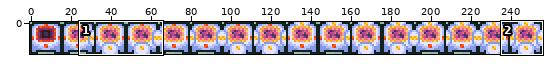
File history of a sprite sheet, crafter_base.png. Above: a wide view before the commit, with the close-up outlined.
Close-up. Before the commit:
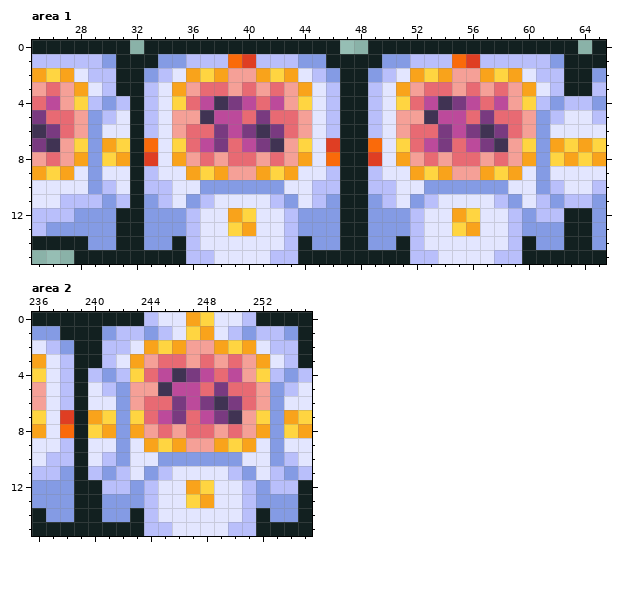
The file is 256x16 pixels. Shown: area 1: x 25..65, y 0..15; area 2: x 236..255, y 0..15. The commit also changed other parts of the picture, which this record leaves out.
The result:
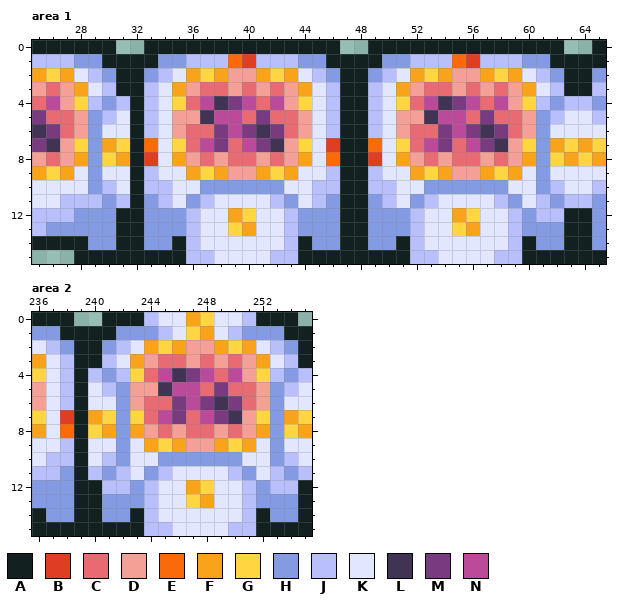
Palette (. is transparent): A #122020  B #df3e23  C #e86a73  D #f5a097  E #fa6a0a  F #f9a31b  G #ffd541  H #849be4  J #b9bffb  K #e3e6ff  L #403353  M #793a80  N #bc4a9b
The exact change:
{"where": "area 1"}
{"y":0,"x":31,"old":"A","new":"."}
{"y":0,"x":63,"old":"A","new":"."}
{"y":1,"x":28,"old":"JJH","new":"HHA"}
{"y":1,"x":60,"old":"JJH","new":"HHA"}
{"y":2,"x":30,"old":"J","new":"H"}
{"y":2,"x":62,"old":"J","new":"H"}
{"where": "area 2"}
{"y":0,"x":239,"old":"AA","new":".."}
{"y":0,"x":255,"old":"A","new":"."}
{"y":1,"x":241,"old":"HJJ","new":"AHH"}
{"y":1,"x":252,"old":"JJH","new":"HHA"}
{"y":2,"x":241,"old":"J","new":"H"}
{"y":2,"x":254,"old":"J","new":"H"}
{"label":"changed","picture_box":[74,40,130,82]}
{"label":"changed","picture_box":[522,40,578,82]}
{"label":"changed","picture_box":[74,312,144,354]}
{"label":"changed","picture_box":[256,312,312,354]}
